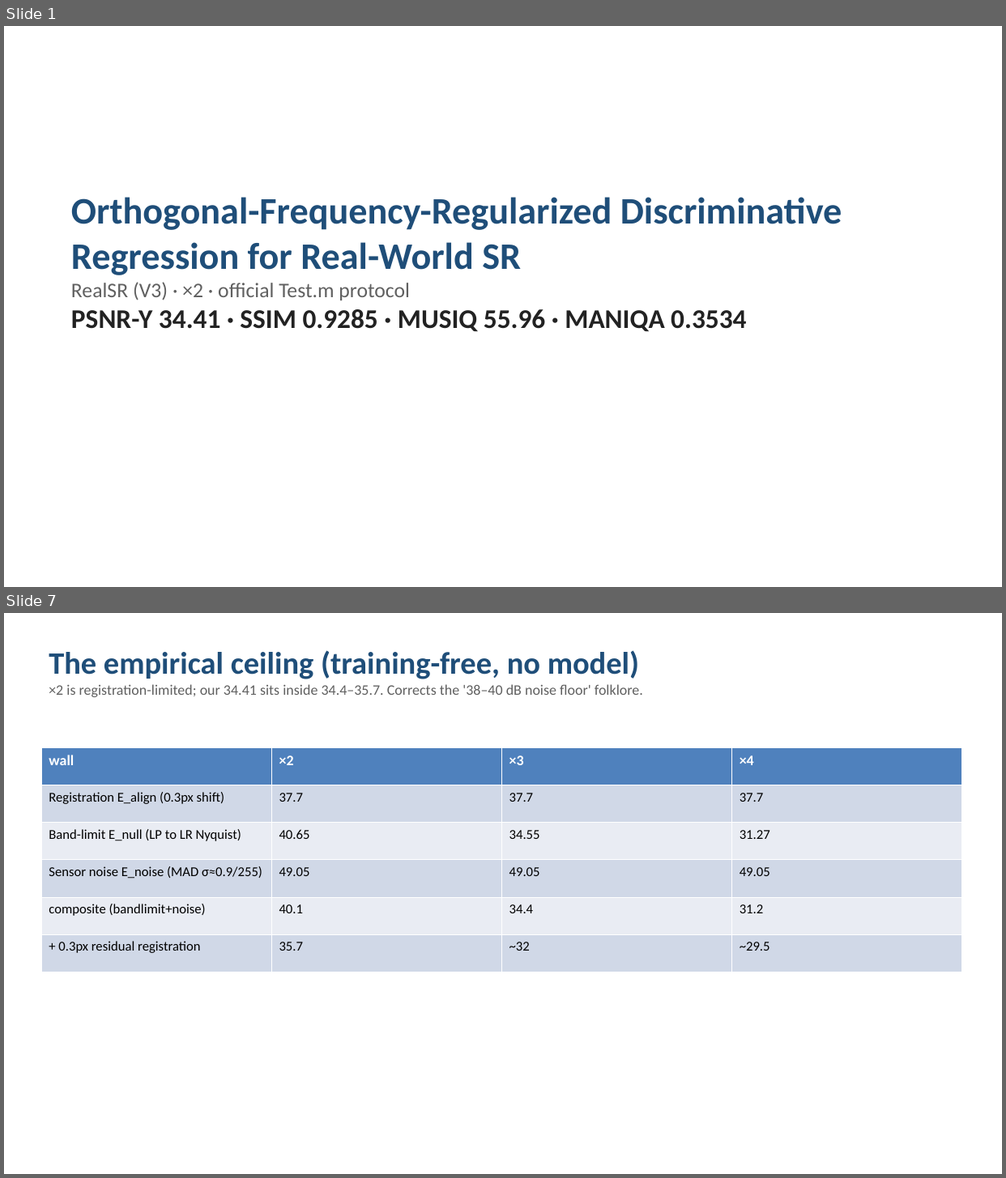
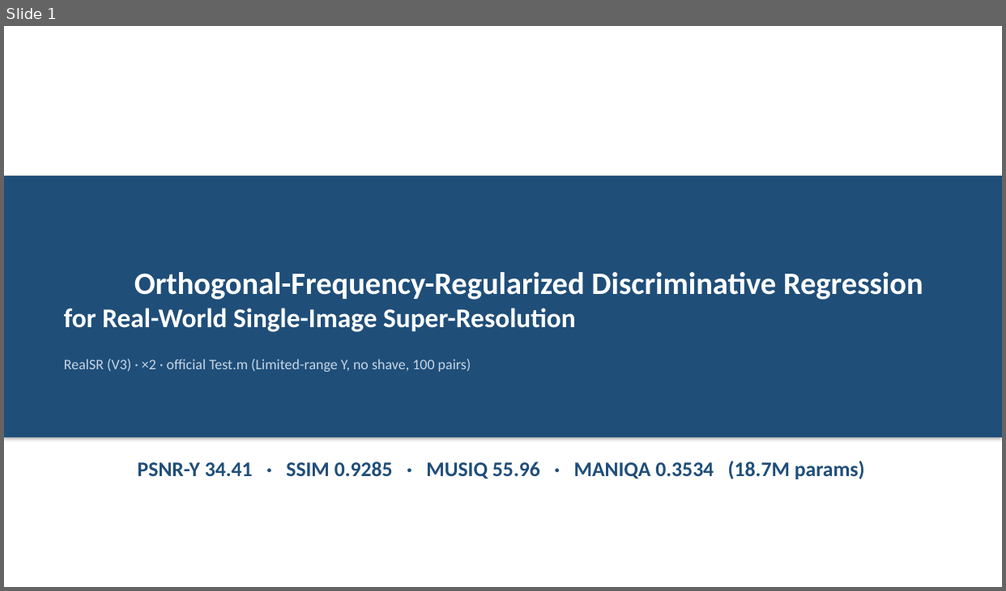
Before and after one commit to KiritoFD/SwinIR-refine, a slide deck: docs/slides.pptx. Shown one above the other, each under a label of ours: slides 1 and 7 before the commit, slide 1 after it; the slides between them are not shown. The pictures are 1006x1178 and 1006x591 pixels, drawn with LibreOffice and Linux fonts; fonts in the diff are those of the drawing. Boxes give left, top, right and bottom in pixels: in the first picture for what was removed or moved away, otherwise in the second. Text is boxed around its words. In the diff, an @@ line names an element or a change of style, - is before the commit and + after.

```diff
--- a/docs/slides.pptx
+++ b/docs/slides.pptx
@@ slide 7 removed at (x1=4, y1=613, x2=1002, y2=1174), background #FFFFFF @@
@@ text removed at (x1=49, y1=650, x2=643, y2=697) @@
-The empirical ceiling (training-free, no model)
-×2 is registration-limited; our 34.41 sits inside 34.4–35.7. Corrects the '38–40 dB noise floor' folklore.
@@ table removed at (x1=41, y1=747, x2=964, y2=973), 6 rows, 4 columns @@
-wall | ×2 | ×3 | ×4
-Registration E_align (0.3px shift) | 37.7 | 37.7 | 37.7
-Band-limit E_null (LP to LR Nyquist) | 40.65 | 34.55 | 31.27
-Sensor noise E_noise (MAD σ≈0.9/255) | 49.05 | 49.05 | 49.05
-composite (bandlimit+noise) | 40.1 | 34.4 | 31.2
-+ 0.3px residual registration | 35.7 | ~32 | ~29.5
@@ slide 1 changed as well @@
@@ rectangle "Orthogonal-Frequency-Regularized Discriminative Regression" resized from (x1=71, y1=197, x2=842, y2=332) to (x1=4, y1=176, x2=1002, y2=437) @@
@@ rectangle "Orthogonal-Frequency-Regularized Discriminative Regression" at (x1=4, y1=176, x2=1002, y2=437): vertical alignment top to middle; fill none to #1F4E79; shadow on @@
@@ text in rectangle at (x1=64, y1=272, x2=923, y2=372): text changed; size 36 to 14 pt; text colour #1F4E79 to #FFFFFF @@
-Orthogonal-Frequency-Regularized Discriminative
-Regression for Real-World SR
-RealSR (V3) · ×2 · official Test.m protocol
-PSNR-Y 34.41 · SSIM 0.9285 · MUSIQ 55.96 · MANIQA 0.3534
+Orthogonal-Frequency-Regularized Discriminative Regression
+for Real-World Single-Image Super-Resolution
+RealSR (V3) · ×2 · official Test.m (Limited-range Y, no shave, 100 pairs)
@@ text added at (x1=138, y1=461, x2=865, y2=480), 20 pt, text #1F4E79, bold @@
+PSNR-Y 34.41 · SSIM 0.9285 · MUSIQ 55.96 · MANIQA 0.3534 (18.7M params)
```
Also in this commit, not shown: 5 other slides changed, 6 slides added, 4 other slides removed, 7 other files.
